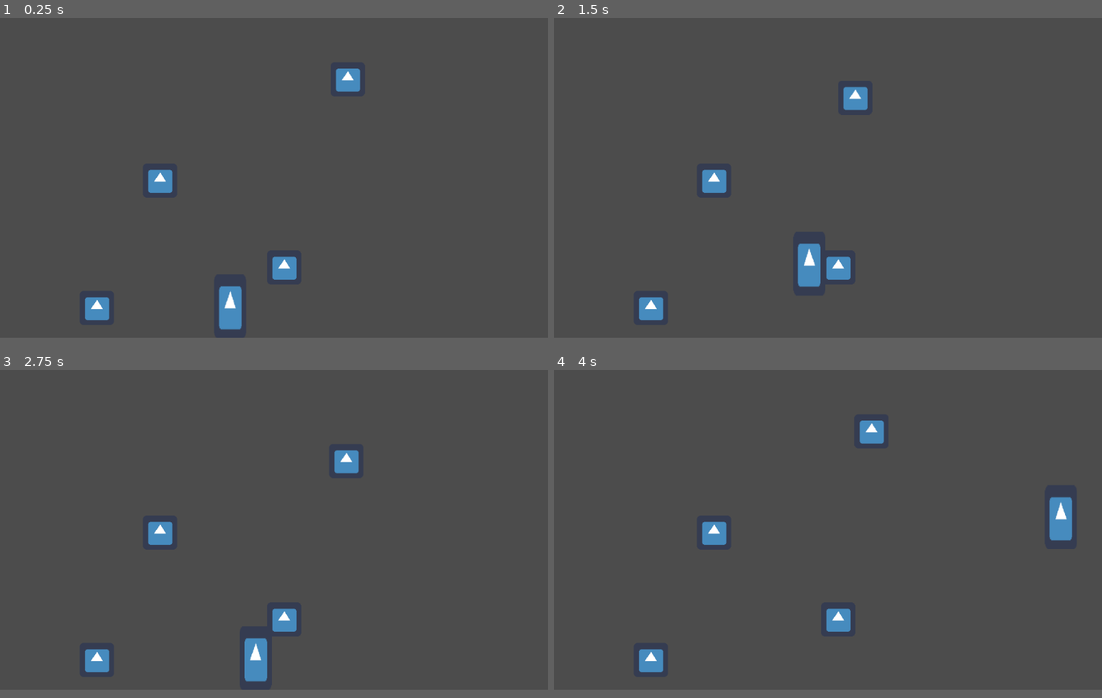
Above: before the commit, frames 1-4 (two rows, left to right).
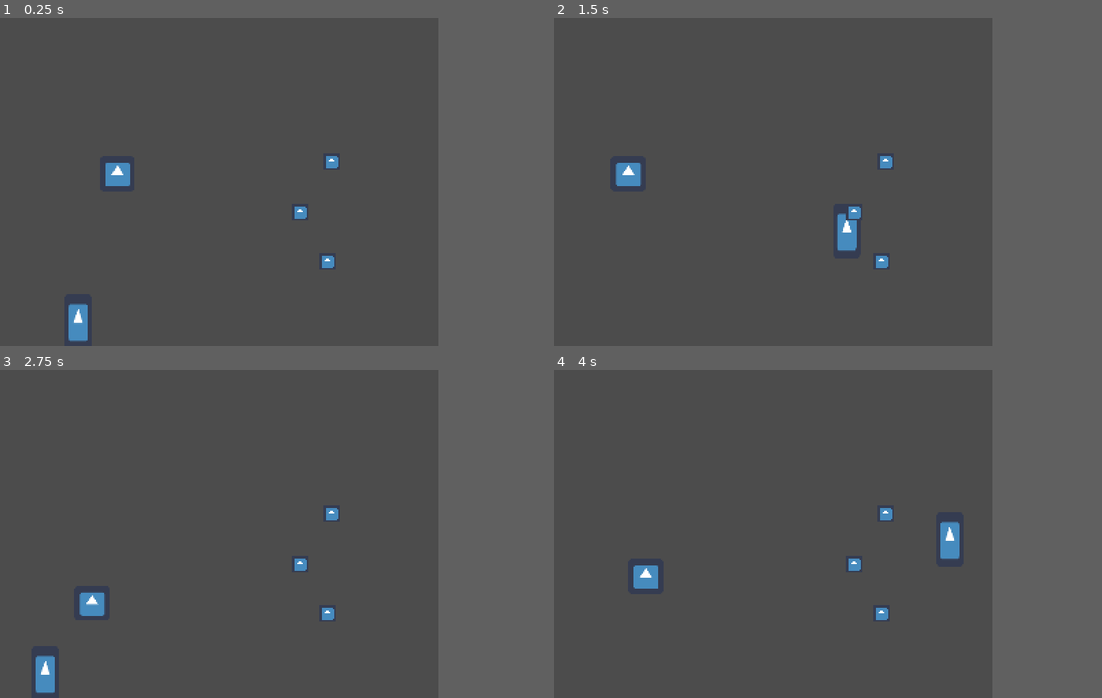
Above: after the commit, the same moments.

Repository: Luxxdev/GameJamPlus
Game: Godot game, scene res://Scenes/TestScene.tscn
Two runs of this game, one before a commit and one after it. Both use one fixed random seed, a clock stepped at 60 frames per second and the inputs below. The engine's default icon, where the game draws it, is replaced by a stand-in: a white triangle on a blue panel in a dark square.
Inputs:
- Up to frame 1 (0.25 s): no input
- Up to frame 2 (1.5 s): hold Right (ui_right) from 0.53 s (still down); tap Space (Jump) at 0.6, 0.77, 1.07 s; tap C (Dash) at 1.35 s
- Up to frame 3 (2.75 s): tap Space (Jump) at 1.52, 1.55, 1.82, 2.1 s; release Right (ui_right) at 2.03 s; hold Left (ui_left) from 2.03 s (still down)
- Up to frame 4 (4 s): release Left (ui_left) at 2.78 s; hold Right (ui_right) from 2.78 s (still down); tap C (Dash) at 2.85 s; tap Space (Jump) at 3.02, 3.05, 3.32, 3.6, 3.77 s
In our replay, the window is 800x468 before the commit and 640x480 after it. These sizes can differ from the game's own. Grey fills any space a smaller window leaves; there, only what the larger window draws over its background counts as a difference.

The runs differ from the first frame. In frame 1, 2.7% of the frame differs, in the area x 12-66%, y 15-99%; in frame 2, 2.7%; in frame 3, 2.8%, in the area x 6-66%, y 24-99%; in frame 4, 2.8%.

Commit message:
Enemy behavior ready

Diff:
--- a/Objects/Player.tscn
+++ b/Objects/Player.tscn
@@ -18,10 +18,11 @@
 resource_name = "Run"
 
 [sub_resource type="CircleShape2D" id=6]
-radius = 104.335
+radius = 72.7619
+
+[sub_resource type="AnimationNodeAnimation" id=7]
 
 [node name="Player" type="KinematicBody2D"]
-scale = Vector2( 3, 3 )
 collision_layer = 2
 script = ExtResource( 2 )
 
@@ -40,7 +41,6 @@
 disabled = true
 
 [node name="CollisionShape2D" type="CollisionShape2D" parent="."]
-visible = false
 shape = SubResource( 1 )
 
 [node name="AnimationPlayer" type="AnimationPlayer" parent="."]
@@ -57,16 +57,16 @@
 [node name="WallRaycast" type="Node2D" parent="."]
 
 [node name="RayCastSides" type="RayCast2D" parent="WallRaycast"]
-position = Vector2( 10.0379, -12.4942 )
+position = Vector2( 10.2442, -13.1966 )
 rotation = 1.5708
 enabled = true
-cast_to = Vector2( 0, 20.121 )
+cast_to = Vector2( -0.014164, 20.5488 )
 
 [node name="RayCastSides2" type="RayCast2D" parent="WallRaycast"]
-position = Vector2( 10.0379, 11.0243 )
+position = Vector2( 10.1371, 11.0243 )
 rotation = 1.5708
 enabled = true
-cast_to = Vector2( 0, 20.121 )
+cast_to = Vector2( -0.0271568, 20.7394 )
 
 [node name="DashTimer" type="Timer" parent="."]
 wait_time = 0.15
@@ -76,9 +76,19 @@
 one_shot = true
 
 [node name="DetectionArea" type="Area2D" parent="."]
+__meta__ = {
+"_edit_lock_": true
+}
 
 [node name="CollisionShape2D" type="CollisionShape2D" parent="DetectionArea"]
 shape = SubResource( 6 )
+__meta__ = {
+"_edit_lock_": true
+}
+
+[node name="AnimationTree" type="AnimationTree" parent="."]
+tree_root = SubResource( 7 )
+anim_player = NodePath("../AnimationPlayer")
 
 [connection signal="area_entered" from="Sprite/AttackArea" to="." method="_on_AttackArea_area_entered"]
 [connection signal="timeout" from="DashTimer" to="." method="_on_DashTimer_timeout"]
--- a/Scenes/TestScene.tscn
+++ b/Scenes/TestScene.tscn
@@ -1,17 +1,20 @@
-[gd_scene load_steps=10 format=2]
+[gd_scene load_steps=11 format=2]
 
 [ext_resource path="res://Objects/Player.tscn" type="PackedScene" id=1]
 [ext_resource path="res://icon.png" type="Texture" id=2]
 [ext_resource path="res://Scripts/EnemyPath.gd" type="Script" id=3]
 
 [sub_resource type="RectangleShape2D" id=1]
-extents = Vector2( 22.5, 391.5 )
+extents = Vector2( 11, 391.5 )
 
 [sub_resource type="RectangleShape2D" id=2]
 extents = Vector2( 508, 55 )
 
 [sub_resource type="RectangleShape2D" id=3]
-extents = Vector2( 95, 77.5 )
+extents = Vector2( 56.5, 36.625 )
+
+[sub_resource type="CircleShape2D" id=6]
+radius = 40.0125
 
 [sub_resource type="Curve2D" id=4]
 _data = {
@@ -19,63 +22,50 @@
 }
 
 [sub_resource type="CircleShape2D" id=5]
-radius = 139.032
+radius = 203.158
 
-[sub_resource type="CircleShape2D" id=6]
-radius = 40.0125
+[sub_resource type="CircleShape2D" id=7]
+radius = 87.0057
 
 [node name="Node2D" type="Node2D"]
 
 [node name="Player" parent="." instance=ExtResource( 1 )]
-position = Vector2( 430, 529 )
+position = Vector2( 57, 220 )
 
 [node name="StaticBody2D" type="StaticBody2D" parent="."]
 
 [node name="CollisionShape2D" type="CollisionShape2D" parent="StaticBody2D"]
-position = Vector2( 23.5, 208.5 )
+position = Vector2( 12, -150.5 )
 shape = SubResource( 1 )
 
 [node name="CollisionShape2D2" type="CollisionShape2D" parent="StaticBody2D"]
-position = Vector2( 1000, 208 )
+position = Vector2( 310, -151 )
 shape = SubResource( 1 )
 
 [node name="CollisionShape2D3" type="CollisionShape2D" parent="StaticBody2D"]
-position = Vector2( 511, 656 )
+position = Vector2( 511, 297 )
 shape = SubResource( 2 )
 
 [node name="CollisionShape2D4" type="CollisionShape2D" parent="StaticBody2D"]
-position = Vector2( 504, 43 )
+position = Vector2( 158.5, 39.625 )
 shape = SubResource( 3 )
 
-[node name="Path2D" type="Path2D" parent="StaticBody2D"]
-position = Vector2( 608, 130 )
-curve = SubResource( 4 )
-
-[node name="PathFollow2D" type="PathFollow2D" parent="StaticBody2D/Path2D"]
-position = Vector2( 72, -15 )
-rotate = false
-script = ExtResource( 3 )
-runSpeed = 2
-
-[node name="Sprite" type="Sprite" parent="StaticBody2D/Path2D/PathFollow2D"]
-texture = ExtResource( 2 )
-
-[node name="PlayerAreaCheck" type="Area2D" parent="StaticBody2D/Path2D/PathFollow2D/Sprite"]
-
-[node name="CollisionShape2D" type="CollisionShape2D" parent="StaticBody2D/Path2D/PathFollow2D/Sprite/PlayerAreaCheck"]
-shape = SubResource( 5 )
-
 [node name="Sprite" type="Sprite" parent="."]
-position = Vector2( 299, 305 )
+position = Vector2( 242, 105 )
+scale = Vector2( 0.2, 0.2 )
 texture = ExtResource( 2 )
 
 [node name="Area2D" type="Area2D" parent="Sprite" groups=["DashTarget"]]
+__meta__ = {
+"_edit_lock_": true
+}
 
 [node name="CollisionShape2D" type="CollisionShape2D" parent="Sprite/Area2D"]
 shape = SubResource( 6 )
 
 [node name="Sprite2" type="Sprite" parent="."]
-position = Vector2( 531, 468 )
+position = Vector2( 219, 142 )
+scale = Vector2( 0.2, 0.2 )
 texture = ExtResource( 2 )
 
 [node name="Area2D" type="Area2D" parent="Sprite2" groups=["DashTarget"]]
@@ -84,7 +74,8 @@
 shape = SubResource( 6 )
 
 [node name="Sprite3" type="Sprite" parent="."]
-position = Vector2( 181, 544 )
+position = Vector2( 239, 178 )
+scale = Vector2( 0.2, 0.2 )
 texture = ExtResource( 2 )
 
 [node name="Area2D" type="Area2D" parent="Sprite3" groups=["DashTarget"]]
@@ -92,5 +83,31 @@
 [node name="CollisionShape2D" type="CollisionShape2D" parent="Sprite3/Area2D"]
 shape = SubResource( 6 )
 
-[connection signal="body_entered" from="StaticBody2D/Path2D/PathFollow2D/Sprite/PlayerAreaCheck" to="StaticBody2D/Path2D/PathFollow2D" method="_on_PlayerAreaCheck_body_entered"]
-[connection signal="body_exited" from="StaticBody2D/Path2D/PathFollow2D/Sprite/PlayerAreaCheck" to="StaticBody2D/Path2D/PathFollow2D" method="_on_PlayerAreaCheck_body_exited"]
+[node name="Path2D" type="Path2D" parent="."]
+position = Vector2( 69.0001, 120 )
+scale = Vector2( 0.4, 0.4 )
+curve = SubResource( 4 )
+
+[node name="PathFollow2D" type="PathFollow2D" parent="Path2D"]
+position = Vector2( 72, -15 )
+rotate = false
+script = ExtResource( 3 )
+runSpeed = 2
+
+[node name="Sprite" type="Sprite" parent="Path2D/PathFollow2D"]
+texture = ExtResource( 2 )
+
+[node name="PlayerFollowCheck" type="Area2D" parent="Path2D/PathFollow2D/Sprite"]
+
+[node name="CollisionShape2D" type="CollisionShape2D" parent="Path2D/PathFollow2D/Sprite/PlayerFollowCheck"]
+shape = SubResource( 5 )
+
+[node name="AttackArea" type="Area2D" parent="Path2D/PathFollow2D/Sprite"]
+
+[node name="CollisionShape2D" type="CollisionShape2D" parent="Path2D/PathFollow2D/Sprite/AttackArea"]
+shape = SubResource( 7 )
+
+[connection signal="body_entered" from="Path2D/PathFollow2D/Sprite/PlayerFollowCheck" to="Path2D/PathFollow2D" method="_on_PlayerAreaCheck_body_entered"]
+[connection signal="body_exited" from="Path2D/PathFollow2D/Sprite/PlayerFollowCheck" to="Path2D/PathFollow2D" method="_on_PlayerAreaCheck_body_exited"]
+[connection signal="body_entered" from="Path2D/PathFollow2D/Sprite/AttackArea" to="Path2D/PathFollow2D" method="_on_AttackArea_body_entered"]
+[connection signal="body_exited" from="Path2D/PathFollow2D/Sprite/AttackArea" to="Path2D/PathFollow2D" method="_on_AttackArea_body_exited"]
--- a/Scripts/EnemyPath.gd
+++ b/Scripts/EnemyPath.gd
@@ -1,17 +1,64 @@
 extends PathFollow2D
 
 export var runSpeed = 1
+var inPlayerArea = false
+var canAttack = true
+var object = null
+var stateControl = state.PATROL
+var positionOffset = Vector2(50,50)
+
+enum state{
+	PATROL,
+	FOLLOW,
+	BACK,
+	ATTACK,
+	RECOIL
+}
 
 func _process(delta):
-	set_offset(get_offset() + runSpeed + delta)
-
+	match stateControl:
+		state.PATROL:
+			set_offset(get_offset() + runSpeed + delta)
+		state.ATTACK:
+			if canAttack:
+				Attack()
+		state.FOLLOW:
+			$Sprite.global_position = $Sprite.global_position.move_toward(object.position, 2)
+		state.BACK:
+			$Sprite.position = $Sprite.position.move_toward(Vector2(0,0), 2.5)
+		state.RECOIL:
+			$Sprite.position = $Sprite.position.move_toward(Vector2(0,0), 10)
+	if $Sprite.position == Vector2(0,0):
+		stateControl = state.PATROL
 #	if (!loop and unit_offset == 1):
 #		queue_free()
 
+func Attack():
+	if object != null:
+		$Sprite.global_position = $Sprite.global_position.move_toward(object.position, 15)
+		if $Sprite.global_position == object.global_position:
+			pass#object.TakeDamage()
+			canAttack = false
+			stateControl = state.RECOIL
+			print("voltou")
+			yield(get_tree().create_timer(1), "timeout")
+			canAttack = true
 
 func _on_PlayerAreaCheck_body_entered(body):
-		if "Player" in body.name:
-			pass
+	if "Player" in body.name:
+		stateControl = state.FOLLOW
+		object = body
 
 func _on_PlayerAreaCheck_body_exited(body):
-	$Sprite.position = Vector2(0,0)
+	if "Player" in body.name:
+		stateControl = state.BACK
+		object = null
+
+func _on_AttackArea_body_entered(body):
+	if "Player" in body.name:
+		print("atacando")
+		stateControl = state.ATTACK
+
+func _on_AttackArea_body_exited(body):
+	if "Player" in body.name:
+		stateControl = state.FOLLOW
--- a/Scripts/PlayerScript.gd
+++ b/Scripts/PlayerScript.gd
@@ -18,10 +18,10 @@
 var maxSpeed = 200
 var canJump = true
 var justJumped = false
-var jumpHeight = 500
+var jumpHeight = 300
 #var airAcceleration = 50
 var dashDirection
-var dashSpeed = 2000
+var dashSpeed = 750
 var canDash = true
 var isDashing = false
 var dashTarget = []
@@ -154,7 +154,7 @@
 	if canJump:
 		if _check_is_valid_wall():
 			jumpDirection.x = wallDirection
-			motion.x = maxSpeed*3*(jumpDirection.x)
+			motion.x = maxSpeed*1.5*(jumpDirection.x)
 		else:
 			jumpDirection.x = moveDir.x * 2
 			motion.x = maxSpeed*(jumpDirection.x)
--- a/project.godot
+++ b/project.godot
@@ -13,6 +13,15 @@
 config/name="VerticalMetroidV"
 run/main_scene="res://Scenes/TestScene.tscn"
 config/icon="res://icon.png"
+
+[display]
+
+window/size/width=320
+window/size/height=240
+window/size/test_width=1280
+window/size/test_height=960
+window/stretch/mode="viewport"
+window/stretch/aspect="keep"
 
 [gui]
 
Not shown: 1 places in Objects/Player.tscn that only renumber resources
